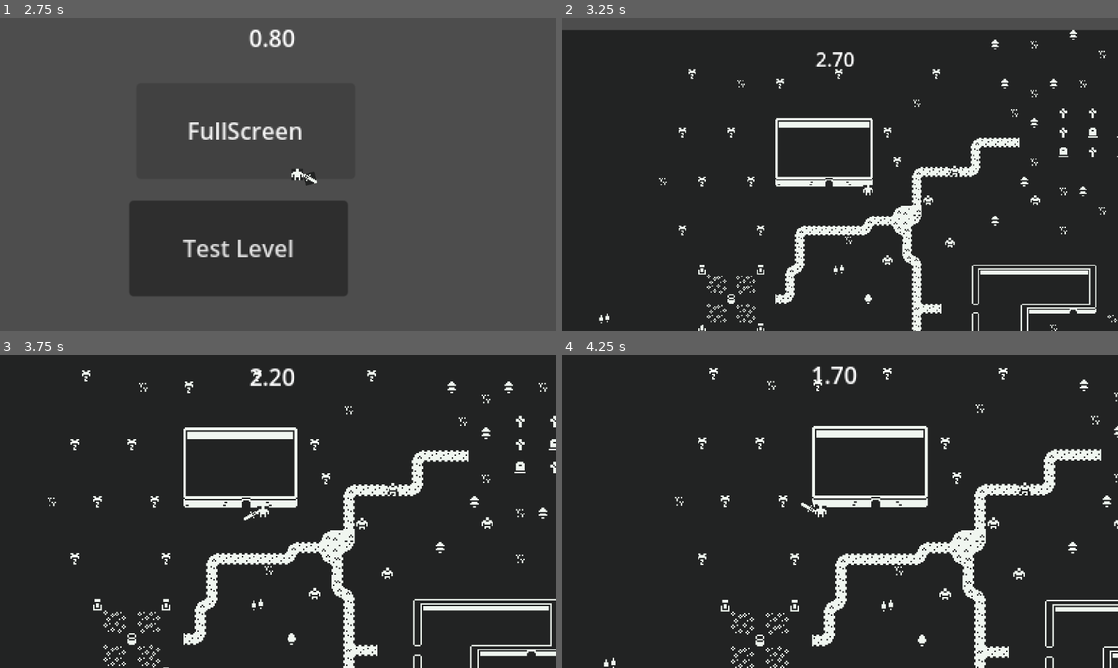
Above: before the commit, frames 1-4 (two rows, left to right).
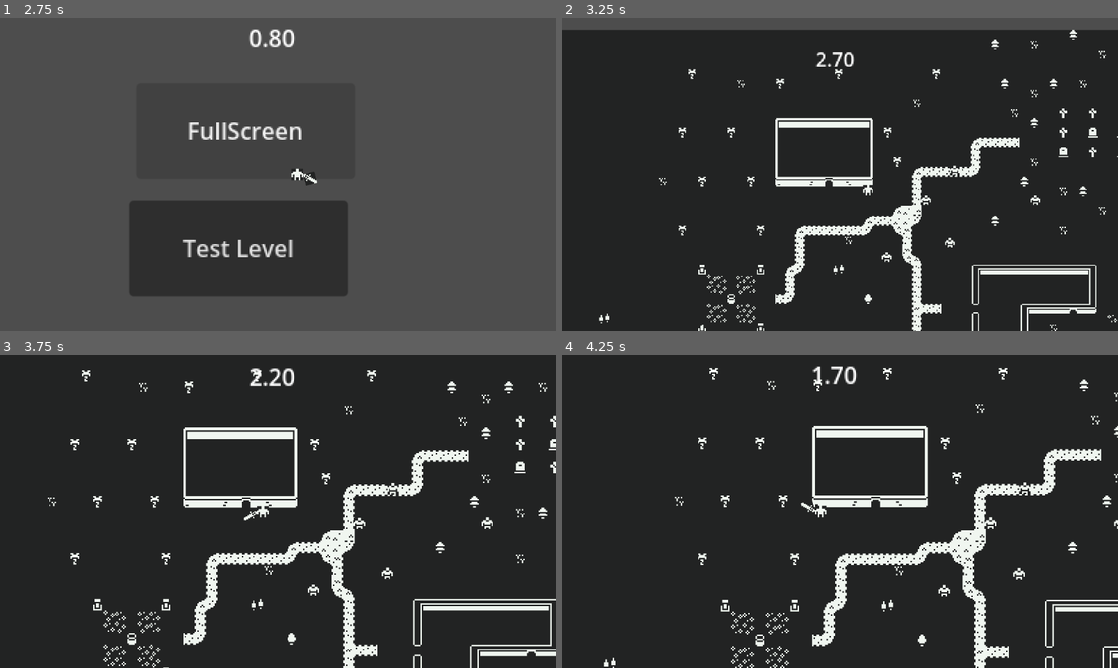
Above: after the commit, the same moments.

Repository: Moustakick/GameJam-Tension
Game: Godot game, scene res://scene/menu.tscn
Two runs of this game, one before a commit and one after it. Both use one fixed random seed, a clock stepped at 60 frames per second and the inputs below.
Inputs (mouse positions are in pixels of both pictures, inside the frame that each line leads up to):
- Up to frame 1 (2.75 s): move the mouse to (400, 158) at 0.52 s; hold D (right) 0.53-1.28 s; hold Space (attack_key) 0.53-1.28 s; move the mouse to (166, 190) at 1.27 s; hold Down (down) 1.28-2.03 s; click (166, 190) at 1.35 s; move the mouse to (333, 105) at 2.02 s; hold D (right) from 2.03 s (still down); hold Space (attack_key) from 2.03 s (still down)
- Up to frame 2 (3.25 s): move the mouse to (812, 237) at 2.77 s; release D (right) at 2.78 s; release Space (attack_key) at 2.78 s; hold W (up) from 2.78 s (still down); click (812, 237) at 2.85 s
- Up to frame 3 (3.75 s): move the mouse to (444, 558) at 3.52 s; release W (up) at 3.53 s; hold Left (left) from 3.53 s (still down); hold Space (attack_key) from 3.53 s (still down)
- Up to frame 4 (4.25 s): keep holding Left (left); keep holding Space (attack_key)

Frame 1 is identical in both runs. In frame 2, less than 0.1% of the frame differs, in the area x 57-67%, y 56-79%; in frame 3, 0.1%; in frame 4, 0.1%, in the area x 67-79%, y 51-79%.

Commit message:
ennemy qui bouge

Diff:
--- a/scripts/enemy.gd
+++ b/scripts/enemy.gd
@@ -5,7 +5,7 @@
 @onready var health = $HealthComponent as HealthComponent
 @onready var ai = $EnemyAI
 
-var SPEED = 100.0
+var SPEED = 15.0
 
 # Called when the node enters the scene tree for the first time.
 func _ready():
--- a/scripts/enemyAI.gd
+++ b/scripts/enemyAI.gd
@@ -19,9 +19,9 @@
 	if new_state != state:
 		state = new_state
 		if new_state == State.PANIC:
-			enemy.SPEED *= 2
+			enemy.SPEED *= 3
 		else:
-			enemy.SPEED /= 2
+			enemy.SPEED /= 3
 		emit_signal("state_changed", state)
 
 # Called when the node enters the scene tree for the first time.
Not shown: 1 places in scene/levels/level_test.tscn that only renumber resources
